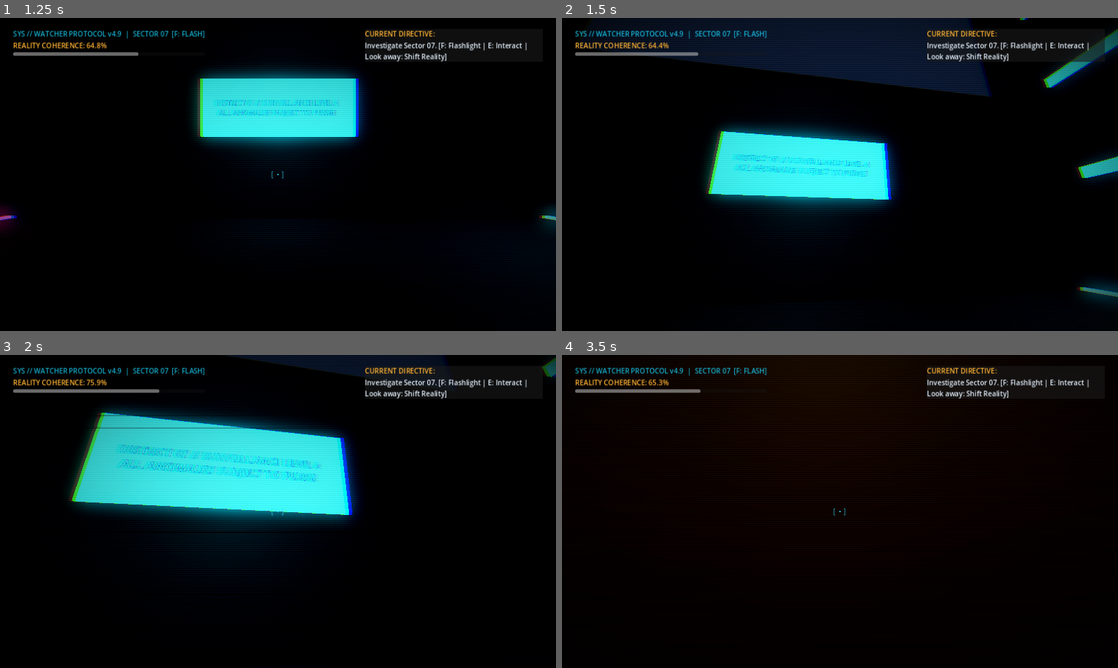
Above: before the commit, frames 1-4 (two rows, left to right).
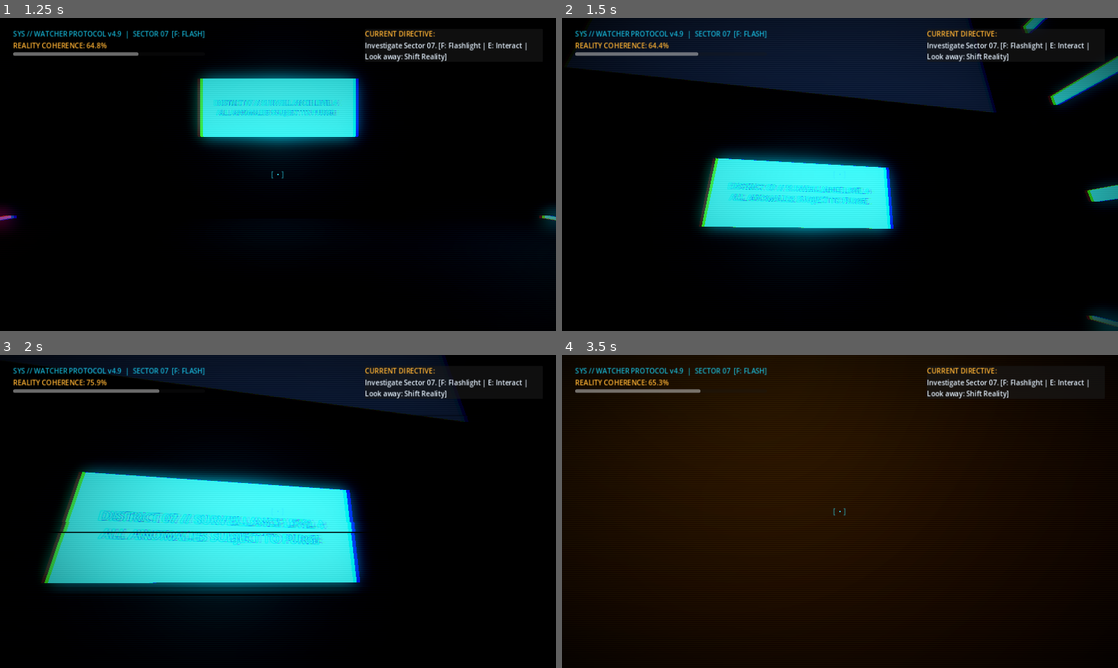
Above: after the commit, the same moments.

Repository: adityasing9/Glitch-City
Game: Godot game, scene res://scenes/main.tscn
Two runs of this game, one before a commit and one after it. Both use one fixed random seed, a clock stepped at 60 frames per second and the inputs below.
Inputs (mouse positions are in pixels of both pictures, inside the frame that each line leads up to):
- Up to frame 1 (1.25 s): click "INITIALIZE PROTOCOL [START]" at 0.5 s
- Up to frame 2 (1.5 s): tap Enter (ui_accept) at 1.25 s; move the mouse to (867, 174) at 1.27 s; hold W (move_forward) from 1.28 s (still down); hold Space from 1.28 s (still down)
- Up to frame 3 (2 s): keep holding W (move_forward); keep holding Space; tap Enter (ui_accept) at 1.52 s
- Up to frame 4 (3.5 s): keep holding W (move_forward); move the mouse to (812, 511) at 2.02 s; release Space at 2.03 s; tap E (interact) at 2.1 s; tap Enter (ui_accept) at 2.27 s; tap Space at 2.3, 3.05 s; move the mouse to (851, 505) at 2.77 s; hold Shift (sprint) from 2.78 s (still down)

Frame 1 is identical in both runs. In frame 2, 16% of the frame differs, in the area x 1-100%, y 0-100%; in frame 3, 31%, in the area x 7-100%, y 0-78%; in frame 4, 9.4%.
Error in both runs: Invalid call. Nonexistent function 'is_action_just_pressed' in base 'InputEventKey'. (res://scripts/game_manager.gd:119)

Commit message:
fix: open 4.4m wide bridge entrance gap, add runway guide lights, and enable Space jump

Diff:
--- a/scripts/level_district.gd
+++ b/scripts/level_district.gd
@@ -127,10 +127,27 @@
     add_child(core_light)
 
 func _create_chasm_details() -> void:
-    _create_box(Vector3(-5.5, 0.2, 0.2), Vector3(11.0, 0.4, 0.4), neon_amber_mat, true)
-    _create_box(Vector3(5.5, 0.2, 0.2), Vector3(11.0, 0.4, 0.4), neon_amber_mat, true)
-    _create_box(Vector3(-5.5, 0.2, -12.2), Vector3(11.0, 0.4, 0.4), neon_amber_mat, true)
-    _create_box(Vector3(5.5, 0.2, -12.2), Vector3(11.0, 0.4, 0.4), neon_amber_mat, true)
+    # Danger warning curbs on South edge with 4.4m wide OPENING for bridge entrance at center
+    _create_box(Vector3(-6.6, 0.2, 0.2), Vector3(8.8, 0.4, 0.4), neon_amber_mat, true)
+    _create_box(Vector3(6.6, 0.2, 0.2), Vector3(8.8, 0.4, 0.4), neon_amber_mat, true)
+
+    # Danger warning curbs on North edge with 4.4m wide OPENING for bridge exit
+    _create_box(Vector3(-6.6, 0.2, -12.2), Vector3(8.8, 0.4, 0.4), neon_amber_mat, true)
+    _create_box(Vector3(6.6, 0.2, -12.2), Vector3(8.8, 0.4, 0.4), neon_amber_mat, true)
+
+    # South Bridge Entrance Guide Pylons (Glowing Cyan)
+    _create_box(Vector3(-2.0, 0.8, 0.3), Vector3(0.3, 1.6, 0.3), neon_cyan_mat, true)
+    _create_box(Vector3(2.0, 0.8, 0.3), Vector3(0.3, 1.6, 0.3), neon_cyan_mat, true)
+
+    # North Bridge Exit Guide Pylons (Glowing Cyan)
+    _create_box(Vector3(-2.0, 0.8, -12.3), Vector3(0.3, 1.6, 0.3), neon_cyan_mat, true)
+    _create_box(Vector3(2.0, 0.8, -12.3), Vector3(0.3, 1.6, 0.3), neon_cyan_mat, true)
+
+    # Floor runway light strips pointing directly onto bridge
+    for z_off in [1.0, 2.5, 4.0]:
+        _create_box(Vector3(0, 0.02, z_off), Vector3(0.3, 0.04, 0.8), neon_cyan_mat, false)
+        _create_box(Vector3(-1.8, 0.02, z_off), Vector3(0.1, 0.04, 0.8), neon_amber_mat, false)
+        _create_box(Vector3(1.8, 0.02, z_off), Vector3(0.1, 0.04, 0.8), neon_amber_mat, false)
 
     var abyss_floor = MeshInstance3D.new()
     var plane = PlaneMesh.new()
--- a/scripts/player.gd
+++ b/scripts/player.gd
@@ -88,6 +88,9 @@
     scan_ray.collide_with_bodies = true
     camera.add_child(scan_ray)
 
+    floor_snap_length = 0.25
+    floor_max_angle = deg_to_rad(45.0)
+
 func _unhandled_input(event: InputEvent) -> void:
     if is_locked:
         return
@@ -121,7 +124,12 @@
     if not is_on_floor():
         velocity.y -= gravity * delta
     else:
-        velocity.y = 0.0
+        if Input.is_key_pressed(KEY_SPACE):
+            velocity.y = 5.2
+            if AudioManager.instance:
+                AudioManager.instance.play_beep(0.8)
+        else:
+            velocity.y = 0.0
 
     var is_sprinting = Input.is_action_pressed("sprint")
     var current_speed = sprint_speed if is_sprinting else walk_speed
